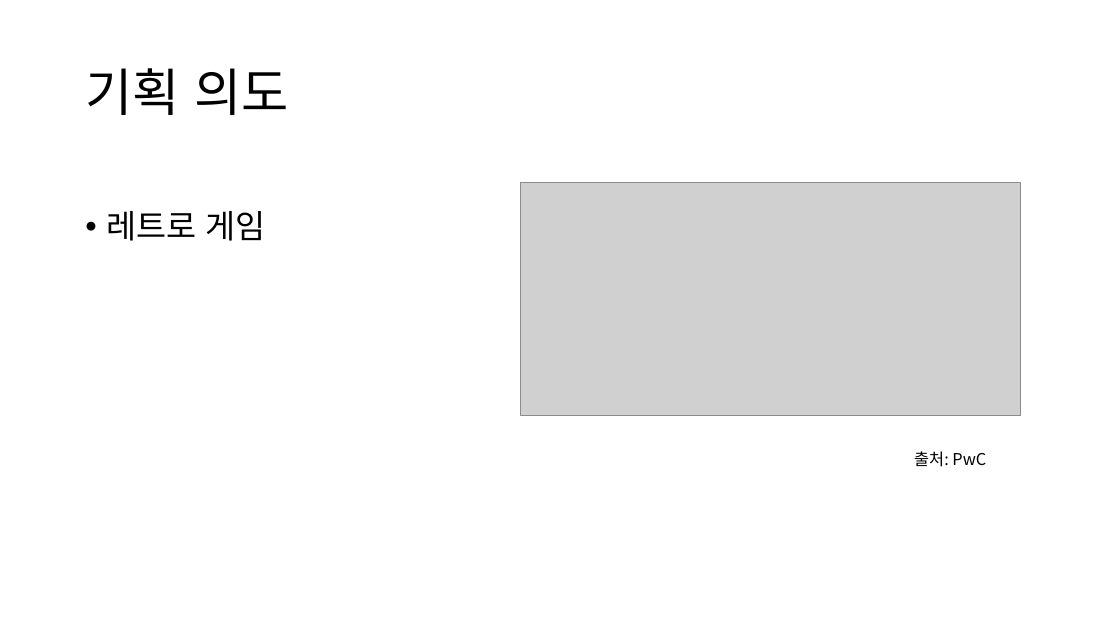
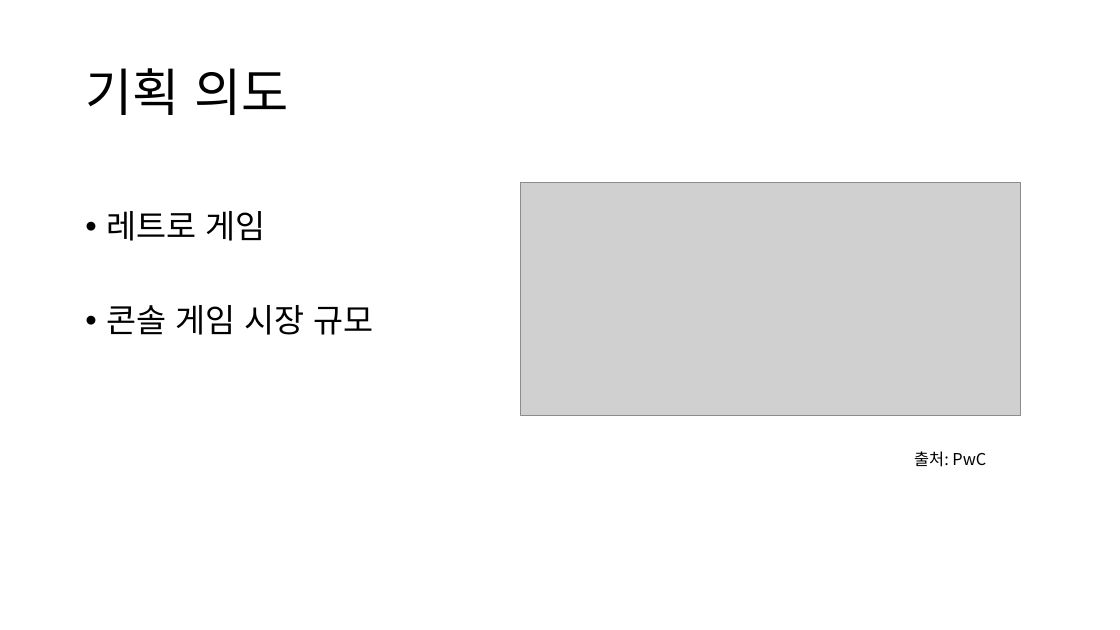
Before and after one commit to tenzingberguy/Example_FirstRepository, a slide deck: slide 6 of 어려운게임 게임 기획서.pptx. Drawn at 1120x630 pixels with LibreOffice and Linux fonts; fonts in the diff are those of the drawing; grey boxes stand for pictures. Boxes give left, top, right and bottom in pixels: in the first picture for what was removed or moved away, otherwise in the second. Text is boxed around its words. In the diff, an @@ line names an element or a change of style, - is before the commit and + after.

Commit message:
HardestGameV00
어려운게임 버전 00

```diff
--- a/어려운게임 게임 기획서.pptx
+++ b/어려운게임 게임 기획서.pptx
@@ text at (106, 305, 374, 335): paragraph added @@
+• 콘솔 게임 시장 규모
```
